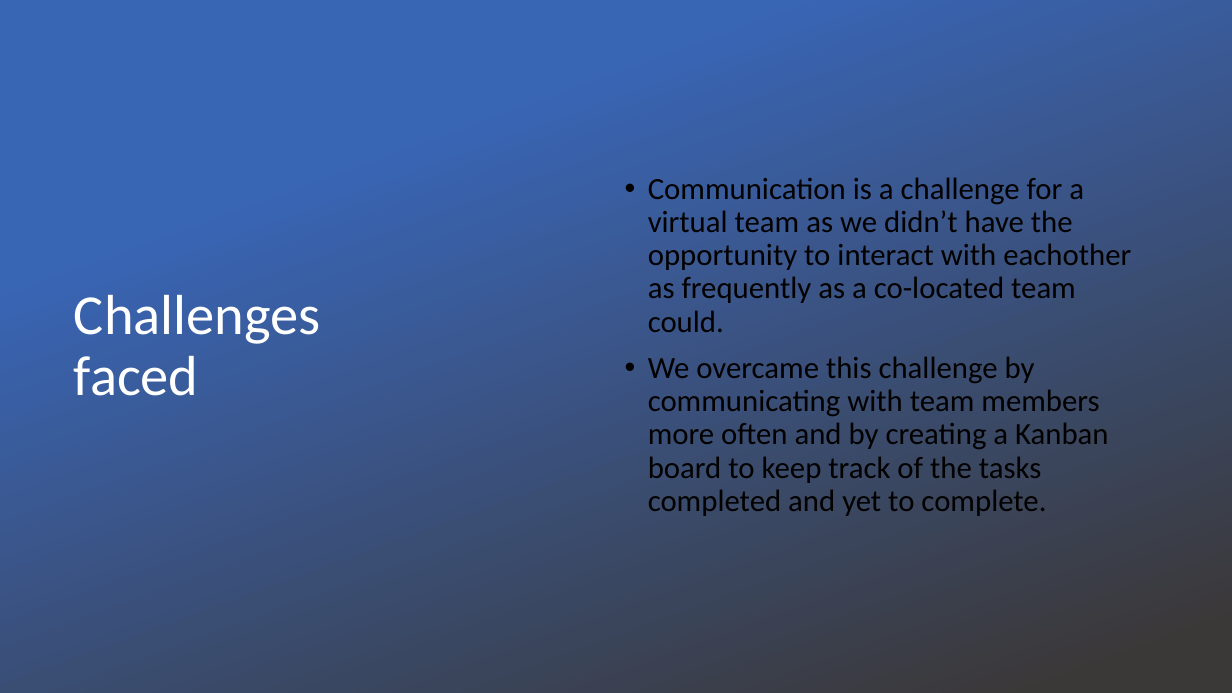
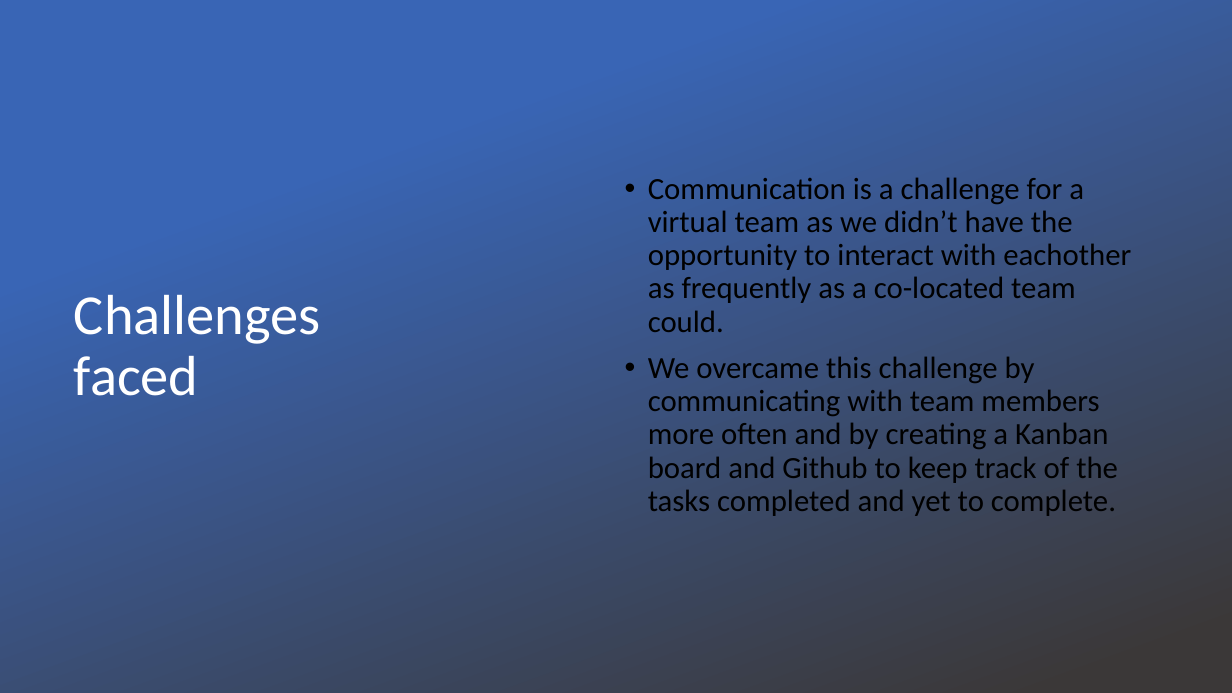
Before and after one commit to TCS-meanstack-16/Capstone-Project, a slide deck: slide 7 of Capstone Presentation.pptx (slide 5 before the commit). Drawn at 1232x693 pixels with LibreOffice and Linux fonts; fonts in the diff are those of the drawing; background and template pictures are left out. Boxes give left, top, right and bottom in pixels: in the first picture for what was removed or moved away, otherwise in the second. Text is boxed around its words. In the diff, an @@ line names an element or a change of style, - is before the commit and + after.

```diff
--- a/Capstone Presentation.pptx
+++ b/Capstone Presentation.pptx
@@ text at (648,356,1118,516): text changed @@
-• We overcame this challenge by communicating with team members more often and by creating a Kanban board to keep track of the tasks completed and yet to complete.
+• We overcame this challenge by communicating with team members more often and by creating a Kanban board and Github to keep track of the tasks completed and yet to complete.
```
Also in this commit, not shown: 2 other slides changed, 2 slides added, 1 other file.
